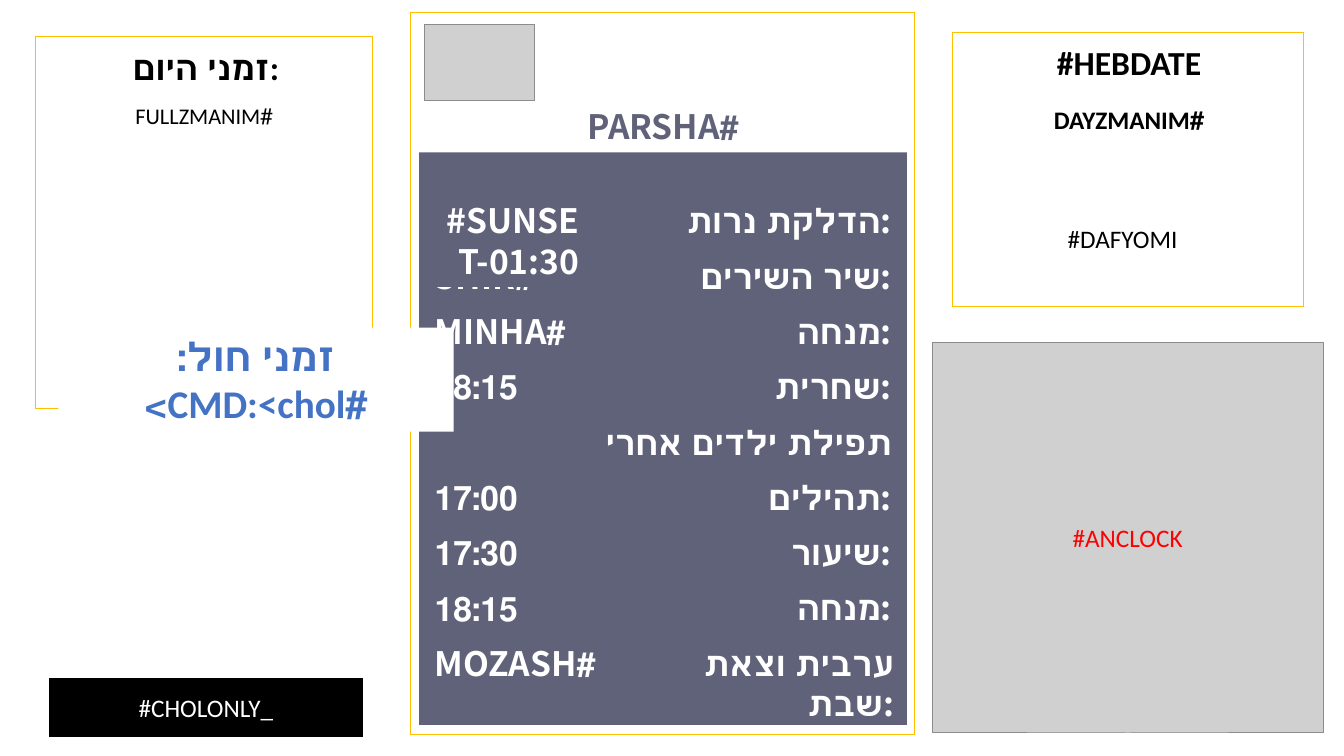
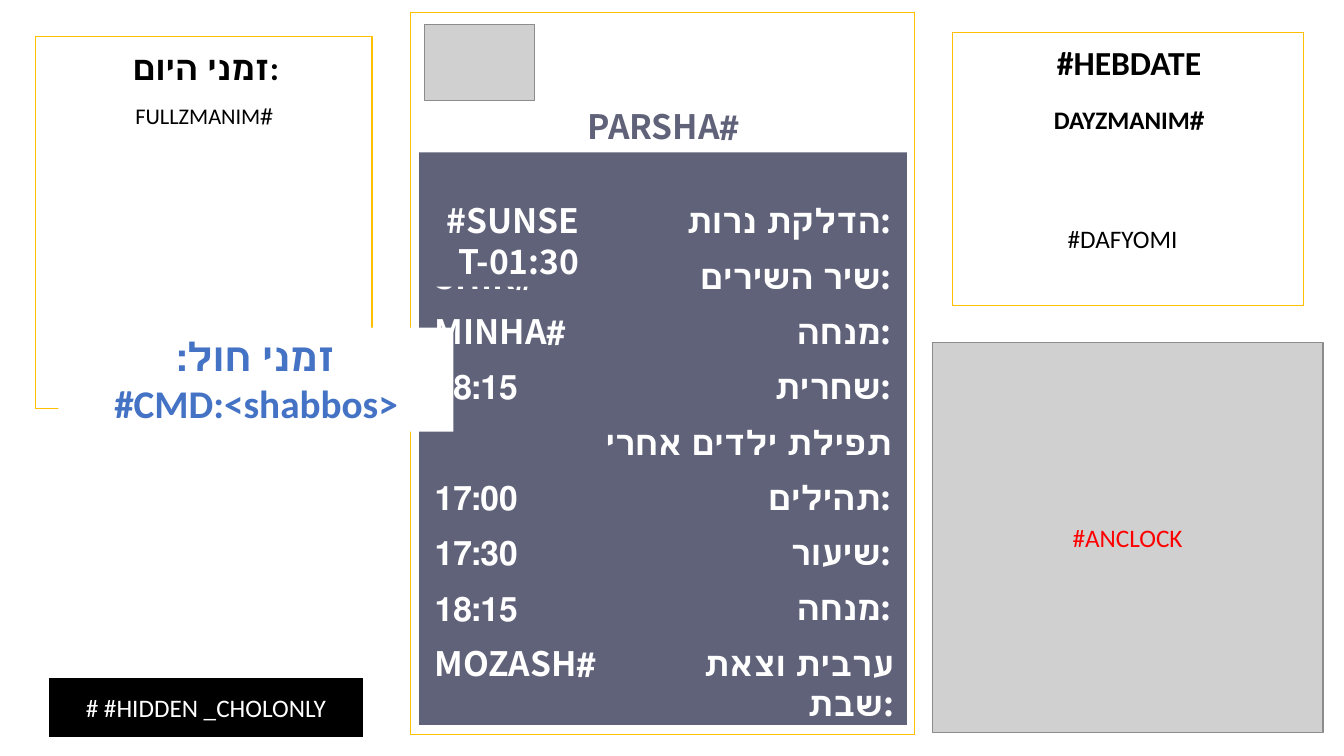
Before and after one commit to diaphone0/shul-luah, a slide deck: slide 1 of luah.pptx. Drawn at 1344x756 pixels with LibreOffice and Linux fonts; fonts in the diff are those of the drawing; grey boxes stand for pictures; background and template pictures are left out. Boxes give left, top, right and bottom in pixels: in the first picture for what was removed or moved away, otherwise in the second. Text is boxed around its words. In the diff, an @@ line names an element or a change of style, - is before the commit and + after.

```diff
--- a/luah.pptx
+++ b/luah.pptx
@@ text at (114,390,398,419): text changed @@
-#CMD:<chol>
+#CMD:<shabbos>
@@ text in rectangle at (104,700,326,721): text changed @@
-#CHOLONLY_
+# #HIDDEN _CHOLONLY
```
Also in this commit, not shown: 2 other slides changed, 1 slide added, 9 other files.
